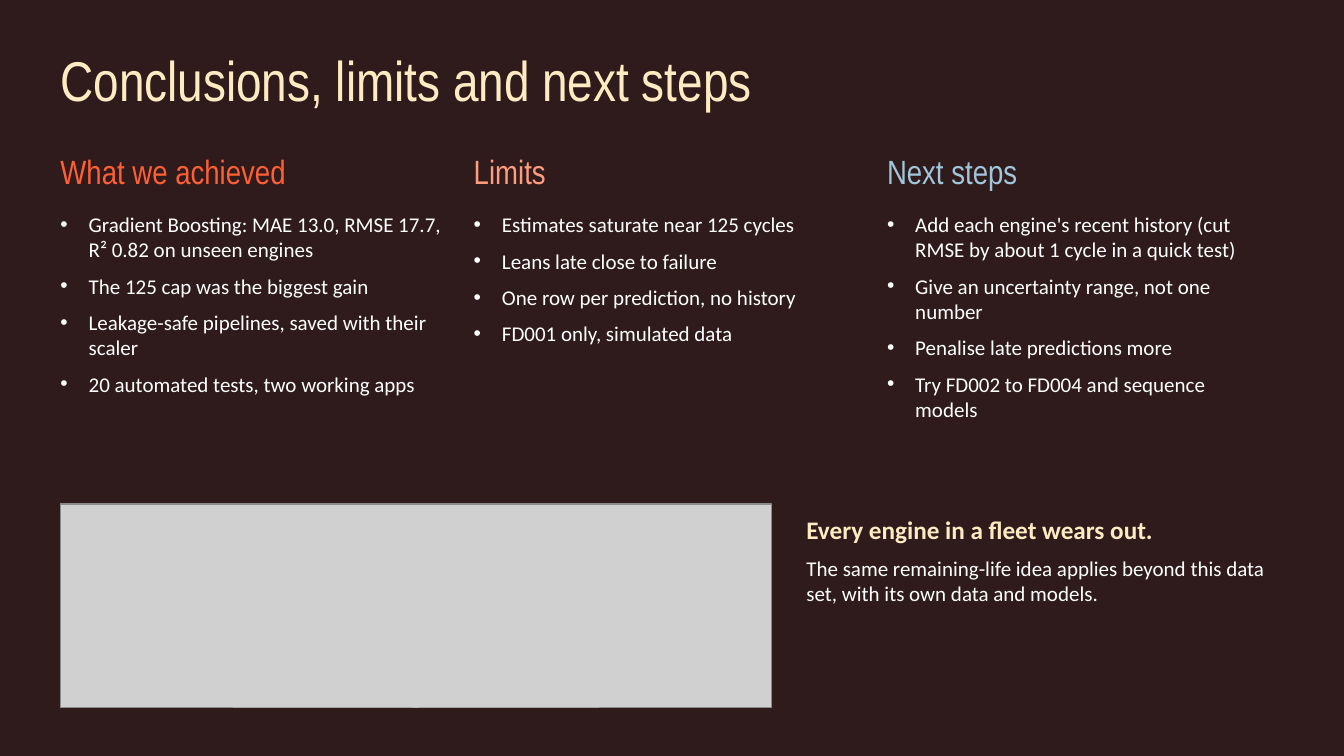
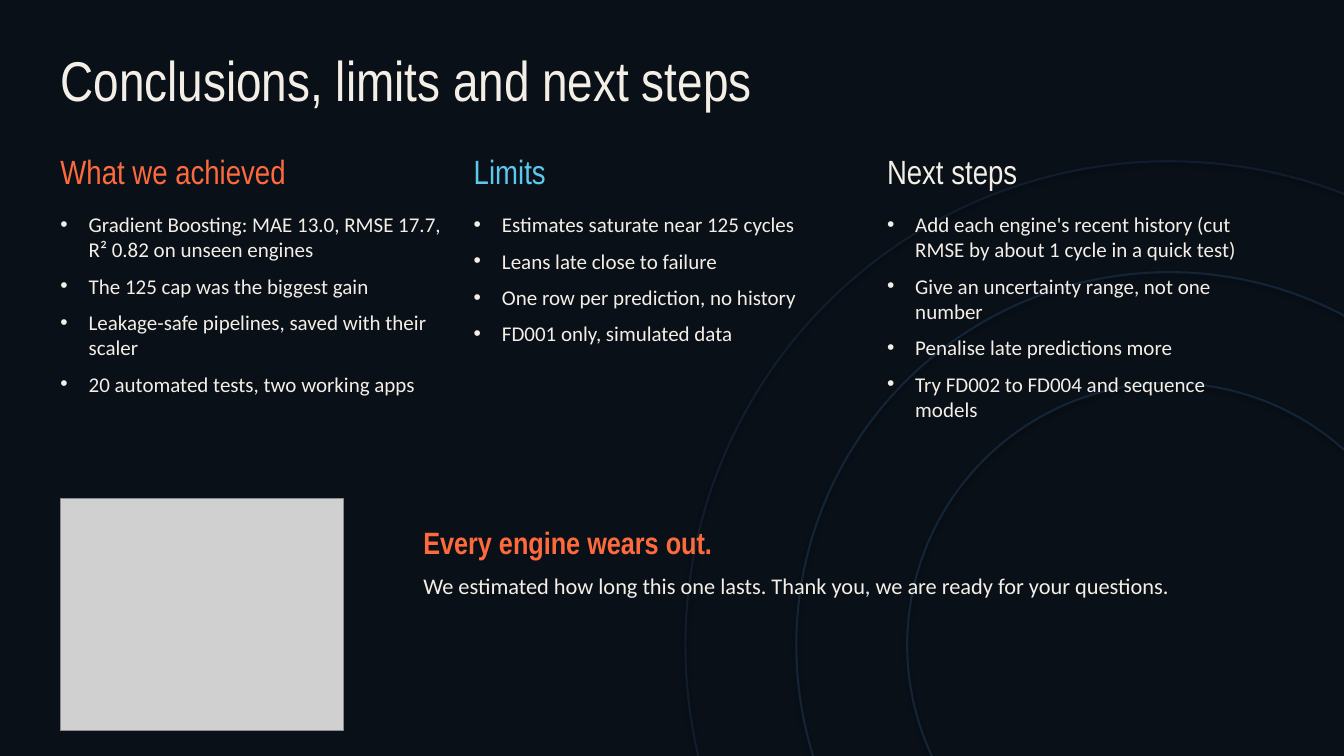
Before and after one commit to Shog7777/engine-rul-project, a slide deck: slide 12 of Presentation/Engine-RUL-Presentation.pptx (slide 10 before the commit). Drawn at 1344x756 pixels with LibreOffice and Linux fonts; fonts in the diff are those of the drawing; grey boxes stand for pictures. Boxes give left, top, right and bottom in pixels: in the first picture for what was removed or moved away, otherwise in the second. Text is boxed around its words. In the diff, an @@ line names an element or a change of style, - is before the commit and + after.

```diff
--- a/Presentation/Engine-RUL-Presentation.pptx
+++ b/Presentation/Engine-RUL-Presentation.pptx
@@ background #2F1B1B to #0A1018 @@
@@ text "Conclusions, limits and next steps" at [60,60,752,111]: text colour #FFEBC2 to #F4EFE6 @@
@@ text "What we achieved" at [60,159,285,185]: text colour #FF5F34 to #FF6A3D @@
@@ text "Limits" at [474,159,546,185]: text colour #FF9C7E to #5CC8F0 @@
@@ ellipse added at [686,161,1344,756], outline #101D2D 1.5 pt @@
@@ text "Next steps" at [887,161,1017,191]: text colour #9FC6DA to #F4EFE6 @@
@@ text colour #FFFFFF to #F4EFE6 in 3 elements at [89,217,440,396], [502,217,796,345], [915,217,1236,417] @@
@@ ellipse added at [797,272,1344,756], outline #132436 1.5 pt @@
@@ ellipse added at [907,383,1344,756], outline #132436 1.5 pt @@
@@ picture removed at [60,504,771,708] @@
@@ picture added at [60,499,343,731] @@
@@ text added at [423,531,1168,598], 16 pt, text #F4EFE6 @@
+Every engine wears out.
+We estimated how long this one lasts. Thank you, we are ready for your questions.
@@ text removed at [806,521,1264,604] @@
-Every engine in a fleet wears out.
-The same remaining-life idea applies beyond this data set, with its own data and models.
```
Also in this commit, not shown: 8 other slides changed, 3 slides added, 1 slide removed, 1 other file.
